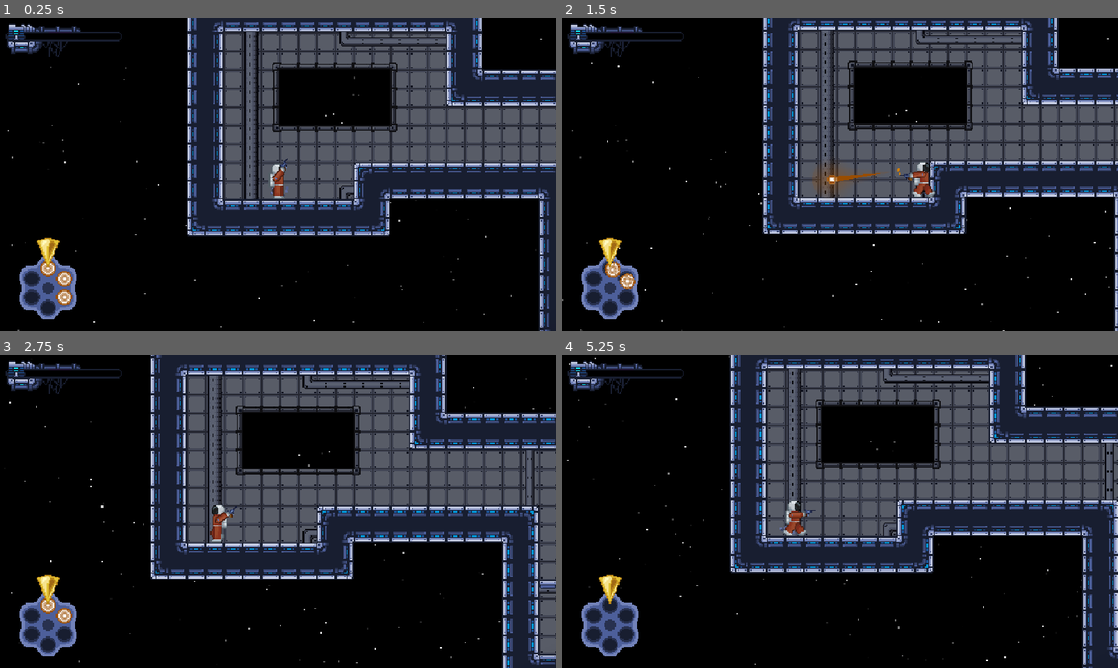
Above: before the commit, frames 1-4 (two rows, left to right).
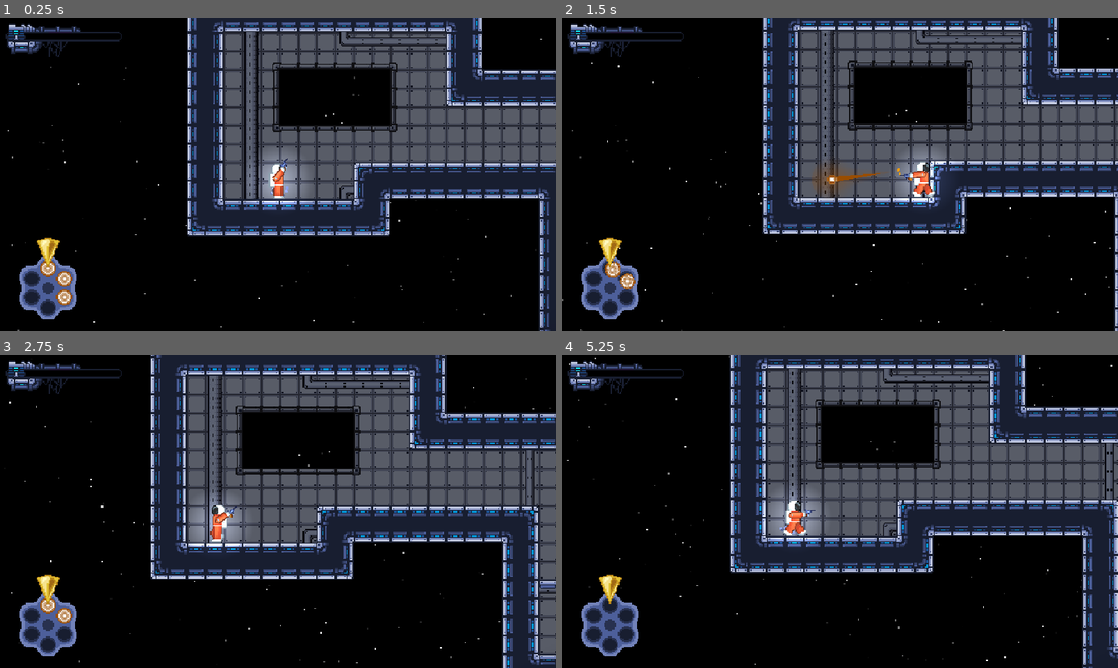
Above: after the commit, the same moments.

Repository: ygda-org/revolver
Game: Godot game, scene res://main/main.tscn
The game is run twice, just before and just after one commit, with the same random seed, the same clock (stepped at 60 frames per second) and the same inputs. The engine's default icon, where the game draws it, is replaced by a stand-in: a white triangle on a blue panel in a dark square. Sound files missing from this copy of the repository are replaced by a short silence.
Inputs (mouse positions are in pixels of both pictures, inside the frame that each line leads up to):
- Up to frame 1 (0.25 s): no input
- Up to frame 2 (1.5 s): tap Enter (ui_accept) at 0.5 s; move the mouse to (962, 158) at 0.52 s; hold S (drop) 0.53-1.28 s; hold D (right) from 0.53 s (still down); tap Space (jump) at 0.77 s; move the mouse to (728, 190) at 1.27 s; click (728, 190) at 1.35 s
- Up to frame 3 (2.75 s): tap Space (jump) at 1.52 s; move the mouse to (333, 442) at 2.02 s; release D (right) at 2.03 s; hold A (left) from 2.03 s (still down); hold S (drop) from 2.03 s (still down)
- Up to frame 4 (5.25 s): move the mouse to (812, 574) at 2.77 s; release A (left) at 2.78 s; release S (drop) at 2.78 s; hold D (right) 2.78-4.28 s; click (812, 574) at 2.85 s; tap Space (jump) at 3.02, 3.77, 4.52 s; move the mouse to (1006, 558) at 3.52 s; hold S (drop) 3.53-4.28 s; move the mouse to (673, 464) at 4.27 s; hold A (left) 4.28-5.03 s; click (673, 464) at 4.35 s; move the mouse to (867, 511) at 5.02 s; hold D (right) from 5.03 s (still down); hold S (drop) from 5.03 s (still down)

The runs differ from the first frame. In frame 1, 1.2% of the frame differs, in the area x 44-55%, y 43-62%; in frame 2, 1.1%; in frame 3, 1.2%; in frame 4, 1.3%, in the area x 36-47%, y 42-62%.

Commit message:
player light

Diff:
--- a/player/player.tscn
+++ b/player/player.tscn
@@ -24,6 +24,15 @@
 [sub_resource type="Curve" id="Curve_qjkh3"]
 _data = [Vector2(0, 0.8842975), 0.0, 0.52876365, 0, 0, Vector2(1, 1), 0.0, 0.0, 0, 0]
 point_count = 2
+
+[sub_resource type="Gradient" id="Gradient_rgyib"]
+colors = PackedColorArray(1, 1, 1, 1, 1, 1, 1, 0)
+
+[sub_resource type="GradientTexture2D" id="GradientTexture2D_55d6i"]
+gradient = SubResource("Gradient_rgyib")
+fill = 1
+fill_from = Vector2(0.5, 0.5)
+fill_to = Vector2(0.5, 0)
 
 [sub_resource type="AtlasTexture" id="AtlasTexture_hg6s5"]
 atlas = ExtResource("2_boad6")
@@ -209,6 +218,9 @@
 decel_curve = SubResource("Curve_g1dw6")
 grav_curve_asc = SubResource("Curve_yw30f")
 grav_curve_dec = SubResource("Curve_qjkh3")
+
+[node name="PointLight2D" type="PointLight2D" parent="." unique_id=880959189]
+texture = SubResource("GradientTexture2D_55d6i")
 
 [node name="Anim" type="AnimatedSprite2D" parent="." unique_id=1995355500]
 sprite_frames = SubResource("SpriteFrames_5kg8m")
